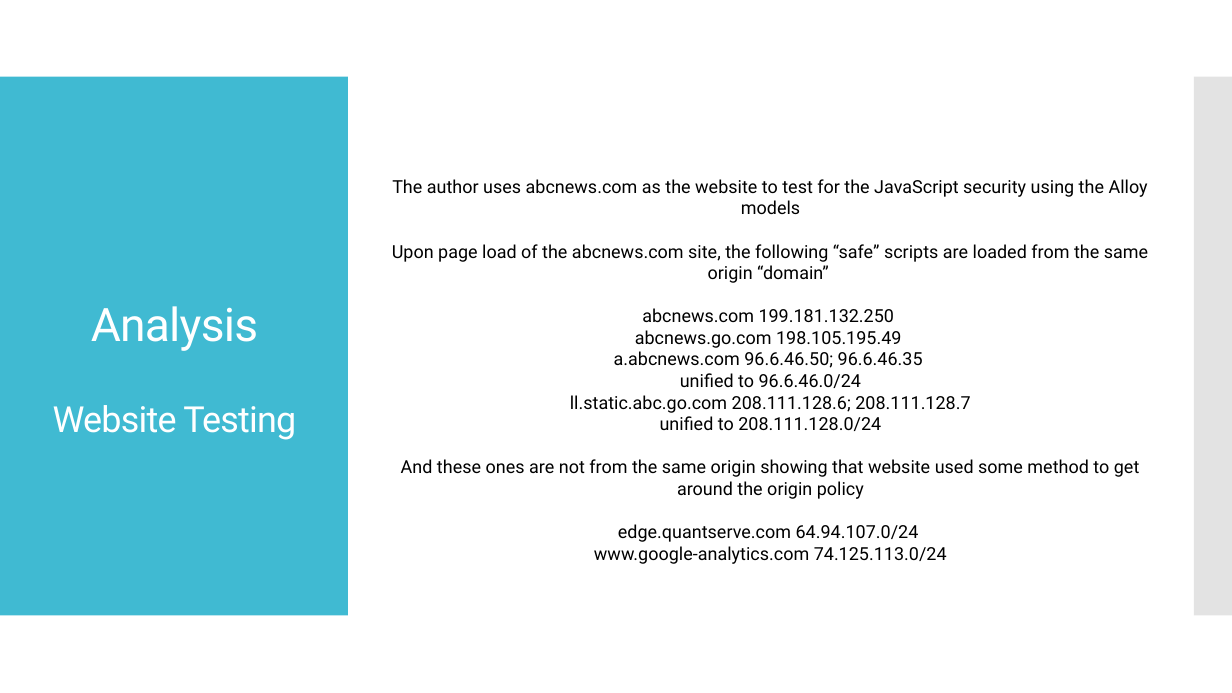
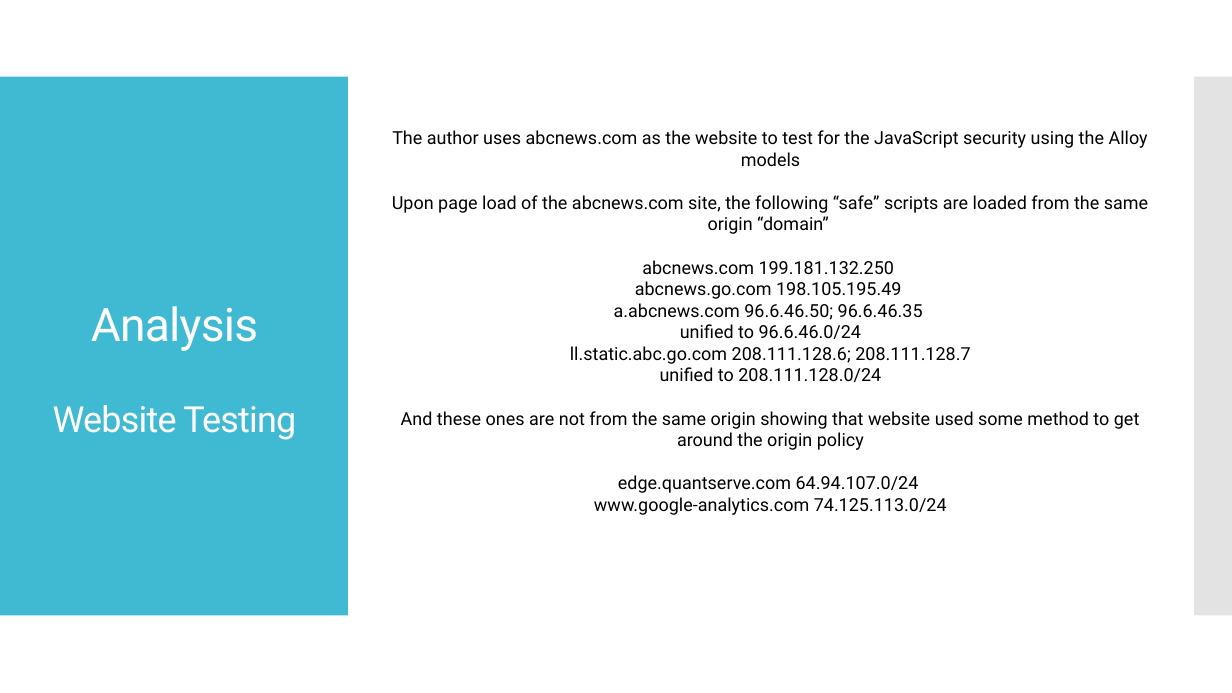
Before and after one commit to starkc1/Spring2019_Homework, a slide deck: slide 12 of SE-410/Stark_SE410_Presentation.pptx. Drawn at 1232x693 pixels with LibreOffice and Linux fonts; fonts in the diff are those of the drawing. Boxes give left, top, right and bottom in pixels: in the first picture for what was removed or moved away, otherwise in the second. Text is boxed around its words. In the diff, an @@ line names an element or a change of style, - is before the commit and + after.

```diff
--- a/SE-410/Stark_SE410_Presentation.pptx
+++ b/SE-410/Stark_SE410_Presentation.pptx
@@ text "The author uses abcnews.com as ...": place and size @@
-text "The author uses abcnews.com as ..." at box(392, 179, 1148, 564)
+text "The author uses abcnews.com as ..." at box(392, 130, 1148, 515)
```
Also in this commit, not shown: 3 other slides changed, 6 other files.
